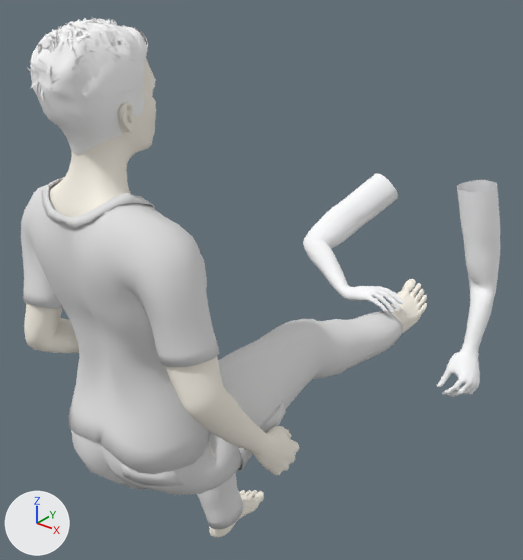
What one commit did to the Blender file blend/characters/armsRawAnimation3_Scenes_Bandagin_Sq1.blend.
Before and after are seen from a 50 mm camera at (1.08, -2.24, 1.98) aimed at (-0.1, -0.76, 1.07). Arrows for +X, +Y and +Z are at lower left; the lights stay in place. Both versions are drawn at frame 109 of the action 'Bandaging_SQ1_Player'; the numbers are the values there.

Names of what the first picture shows: 'FPArms_Female', 'W0:Adult_female_genitalia', 'W0:Harvey_fscrubbottoms2', 'W0:Harvey_fscrubtop2', 'W0:Short01'.
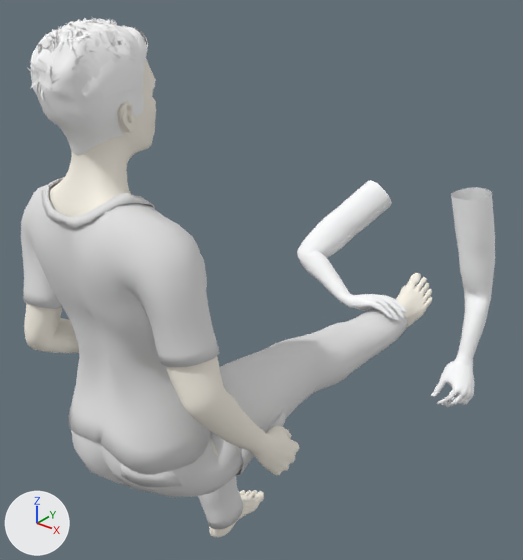
What the commit changed:
Bone 'Hips' (bone_hips) moves from (0.076, -0.362, 0.138) to (0.079, -0.375, 0.182).
Bone 'IK_hand.R' (bone_ik_hand_r) moves from (0.506, -0.161, 0.332) to (0.523, -0.168, 0.301).
Bone 'foot_control.R' (bone_foot_control_r) moves from (0.084, 0.759, 0.447) to (0.084, 0.768, 0.483).

Pixel boxes (x1, y1, x2, y2) of what changed, in the pictures (523 x 560 px):
'W0:Harvey_fscrubbottoms2', posed: before (71, 311, 403, 529); after (71, 305, 408, 529)
'W0:Adult_female_genitalia', posed: before (24, 59, 427, 537); after (24, 59, 432, 537)
'FPArms_Female', posed: before (303, 173, 500, 397); after (297, 180, 495, 407)
bone 'Hips', root to tip: before (406, 350) to (409, 325); after (400, 358) to (403, 333)
